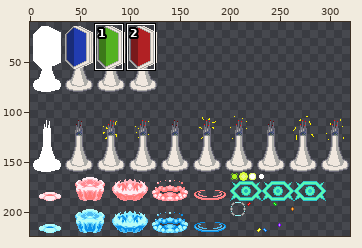
Edited in one commit: sprite sheet (ShanghaiEXE/Graphics/heavenbarrier.png). Above: a wide view before the commit, with the close-up outlined.
Close-up. Earlier state:
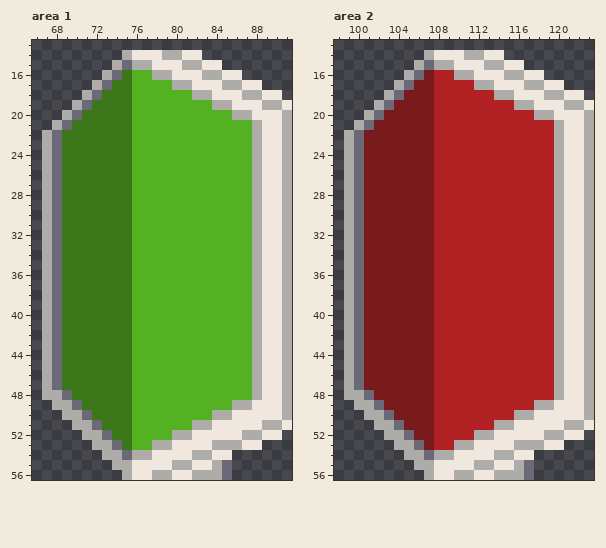
The file is 320x224 pixels. Colours within 5 levels of each other are drawn and written as one. Shown: area 1: x 66..91, y 13..56; area 2: x 98..123, y 13..56. The wide view leaves out empty margins. The commit also changed other parts of the picture, which this record leaves out.
Once edited:
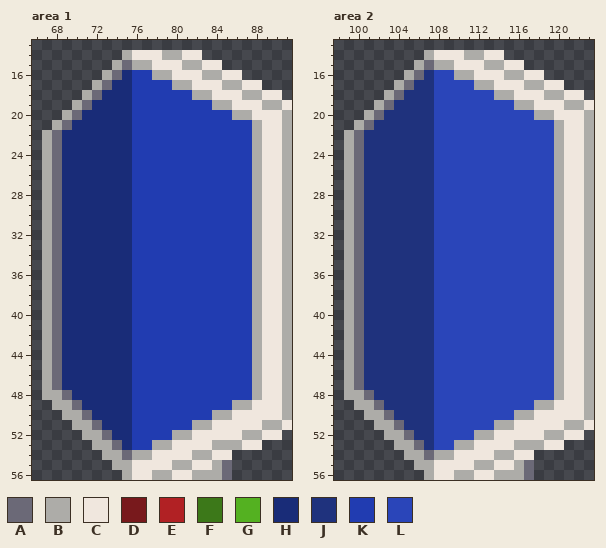
Palette (. is transparent): A #6b6977  B #adaca8  C #f0e7de  D #78191c  E #b12124  F #3c7819  G #54b121  H #192c78  J #1f327d  K #213cb1  L #2a45b9
Edits made:
Area 1:
The author changed colour F to colour H in row 16 at x 75; in row 17 at x 74 to 75; in row 18 at x 73 to 75; in row 19 at x 72 to 75; in row 20 at x 71 to 75; in row 21 at x 70 to 75.
The author changed colour F to colour H in rows 22 to 47 at x 69 to 75; in row 48 at x 70 to 75; in row 49 at x 71 to 75; in row 50 at x 72 to 75; in row 51 at x 73 to 75; in row 52 at x 74 to 75.
The author changed colour F to colour H in row 53 at x 75.
The author changed colour G to colour K in row 16 at x 76 to 77; in row 17 at x 76 to 79; in row 18 at x 76 to 81; in row 19 at x 76 to 83; in row 20 at x 76 to 85; in rows 21 to 48 at x 76 to 87.
The author changed colour G to colour K in row 49 at x 76 to 85; in row 50 at x 76 to 83; in row 51 at x 76 to 81; in row 52 at x 76 to 79; in row 53 at x 76 to 77.
Area 2:
The author changed colour D to colour J in row 16 at x 107; in row 17 at x 106 to 107; in row 18 at x 105 to 107; in row 19 at x 104 to 107; in row 20 at x 103 to 107; in row 21 at x 102 to 107.
The author changed colour D to colour J in rows 22 to 47 at x 101 to 107; in row 48 at x 102 to 107; in row 49 at x 103 to 107; in row 50 at x 104 to 107; in row 51 at x 105 to 107; in row 52 at x 106 to 107.
The author changed colour D to colour J in row 53 at x 107.
The author changed colour E to colour L in row 16 at x 108 to 109; in row 17 at x 108 to 111; in row 18 at x 108 to 113; in row 19 at x 108 to 115; in row 20 at x 108 to 117; in rows 21 to 48 at x 108 to 119.
The author changed colour E to colour L in row 49 at x 108 to 117; in row 50 at x 108 to 115; in row 51 at x 108 to 113; in row 52 at x 108 to 111; in row 53 at x 108 to 109.
Pixel boxes of the changes (left, top, right, bottom) in both close-ups:
changed: (62, 70, 252, 450)
changed: (364, 70, 554, 450)
